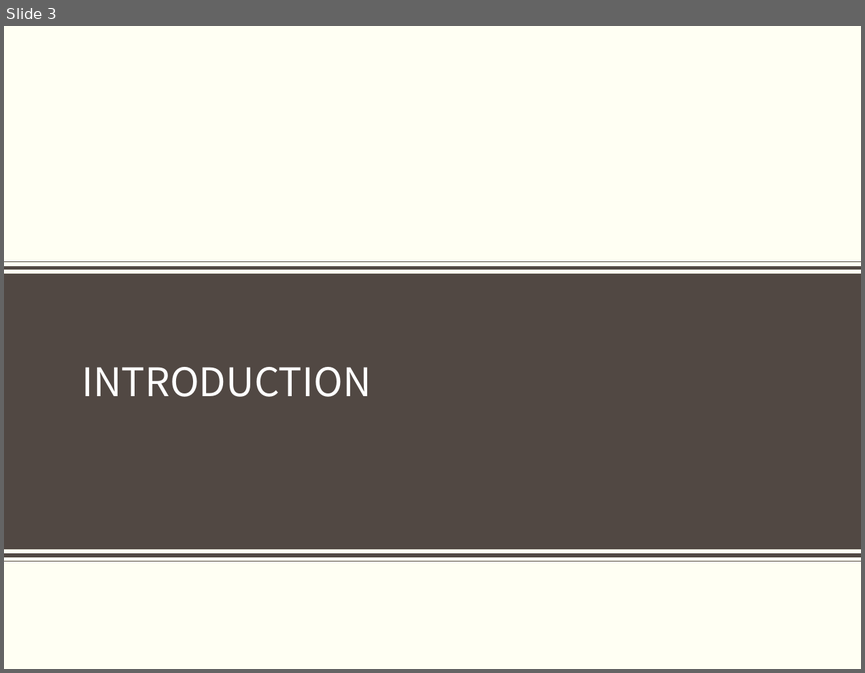
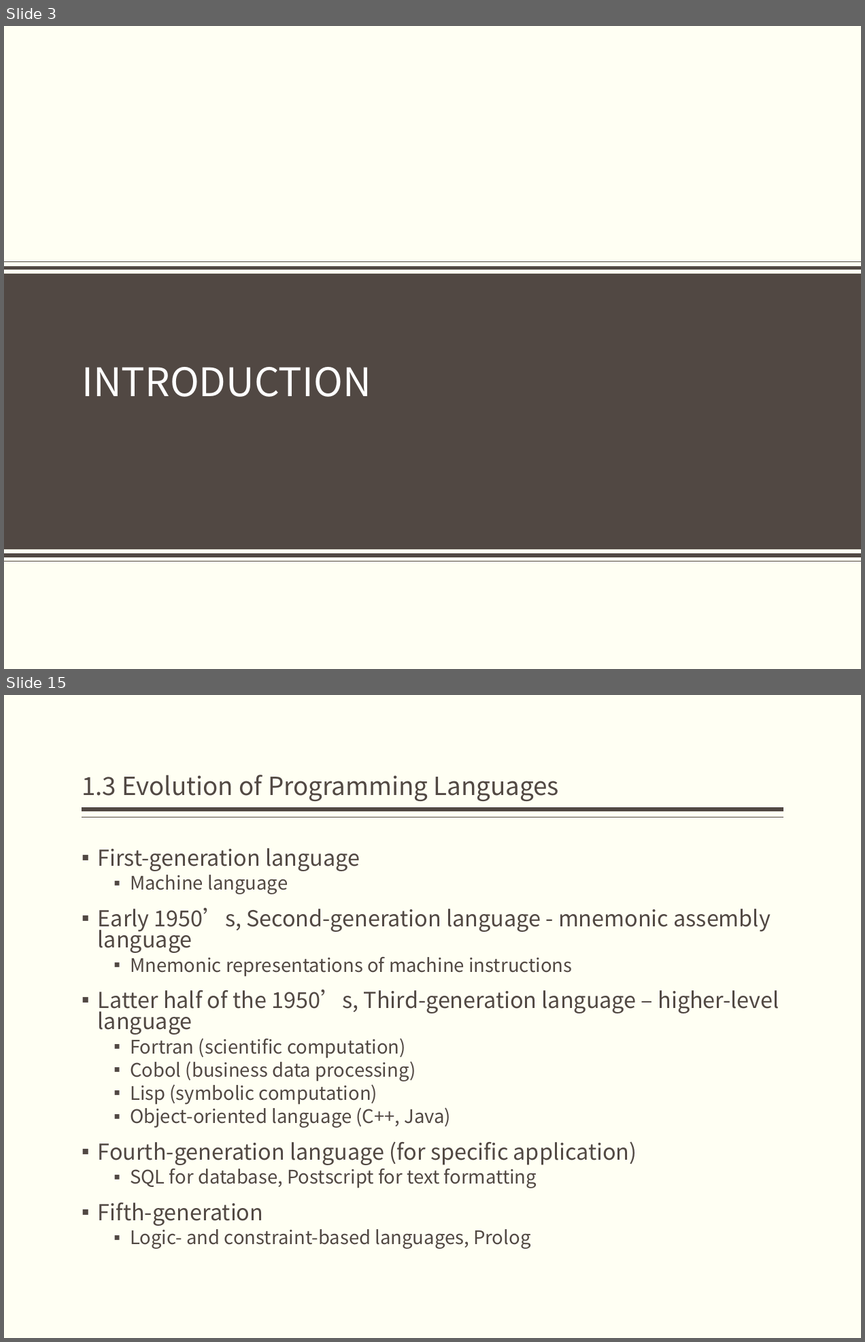
Before and after one commit to bonkboykz/jz81.github.io, a slide deck: course/compiler/LectureNotes/(Spring2017)Lecture1.pptx. Shown one above the other, each under a label of ours: slide 3 before the commit, slides 3 and 15 after it; the slides between them are not shown. The pictures are 865x673 and 865x1342 pixels, drawn with LibreOffice and Linux fonts; fonts in the diff are those of the drawing; background and template pictures are left out. Boxes give left, top, right and bottom in pixels: in the first picture for what was removed or moved away, otherwise in the second. Text is boxed around its words. In the diff, an @@ line names an element or a change of style, - is before the commit and + after.

```diff
--- a/course/compiler/LectureNotes/(Spring2017)Lecture1.pptx
+++ b/course/compiler/LectureNotes/(Spring2017)Lecture1.pptx
@@ slide 15 added at (x1=4, y1=695, x2=861, y2=1338), background #FFFFF3 @@
@@ title added at (x1=82, y1=775, x2=559, y2=801), 21 pt, text #514843 @@
+1.3 Evolution of Programming Languages
@@ line added from (784, 809) to (82, 809), #514843 3 pt @@
@@ line added from (784, 817) to (82, 817), #514843 1 pt @@
@@ text added at (x1=98, y1=848, x2=779, y2=1249), 15.7 pt, text #514843 @@
+▪ First-generation language
+  ▪ Machine language
+▪ Early 1950’s, Second-generation language - mnemonic assembly language
+  ▪ Mnemonic representations of machine instructions
+▪ Latter half of the 1950’s, Third-generation language – higher-level language
+  ▪ Fortran (scientific computation)
+  ▪ Cobol (business data processing)
+  ▪ Lisp (symbolic computation)
+  ▪ Object-oriented language (C++, Java)
+▪ Fourth-generation language (for specific application)
+  ▪ SQL for database, Postscript for text formatting
+▪ Fifth-generation
+  ▪ Logic- and constraint-based languages, Prolog
```
Also in this commit, not shown: 2 slides changed, 18 other slides added.
